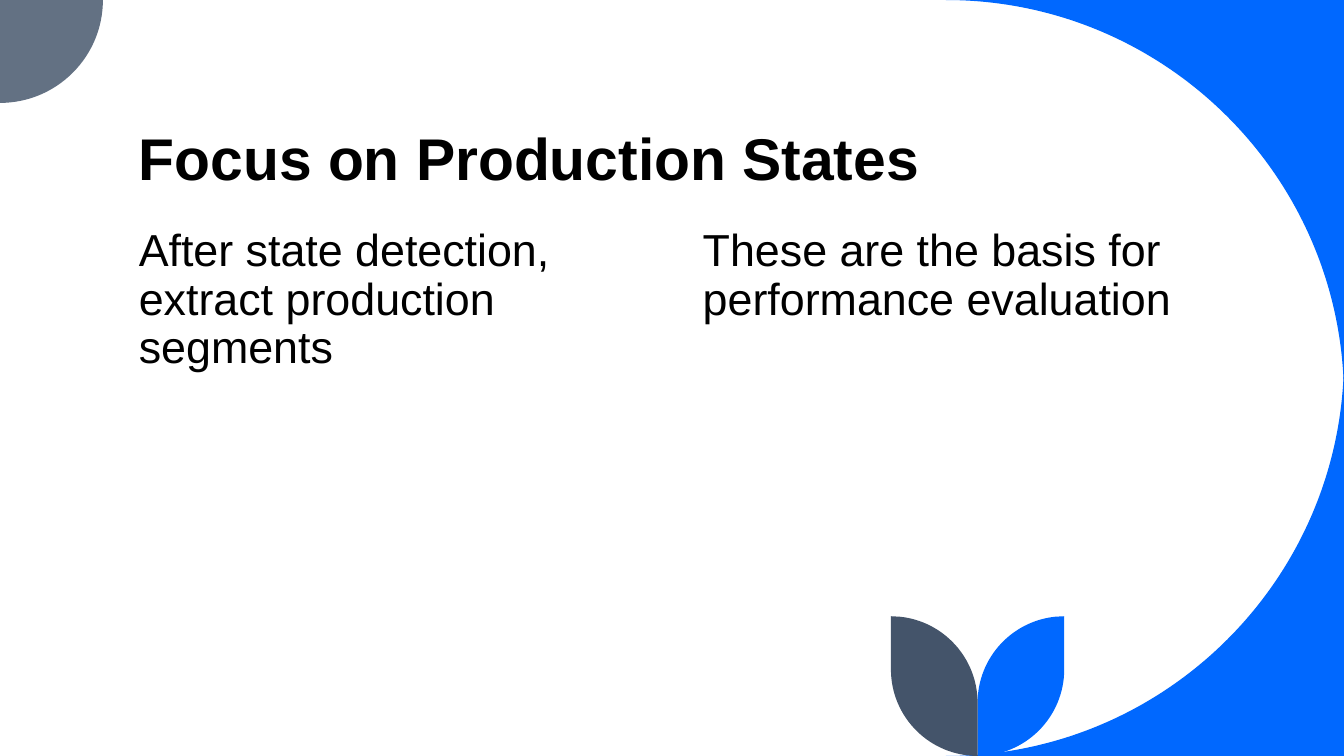
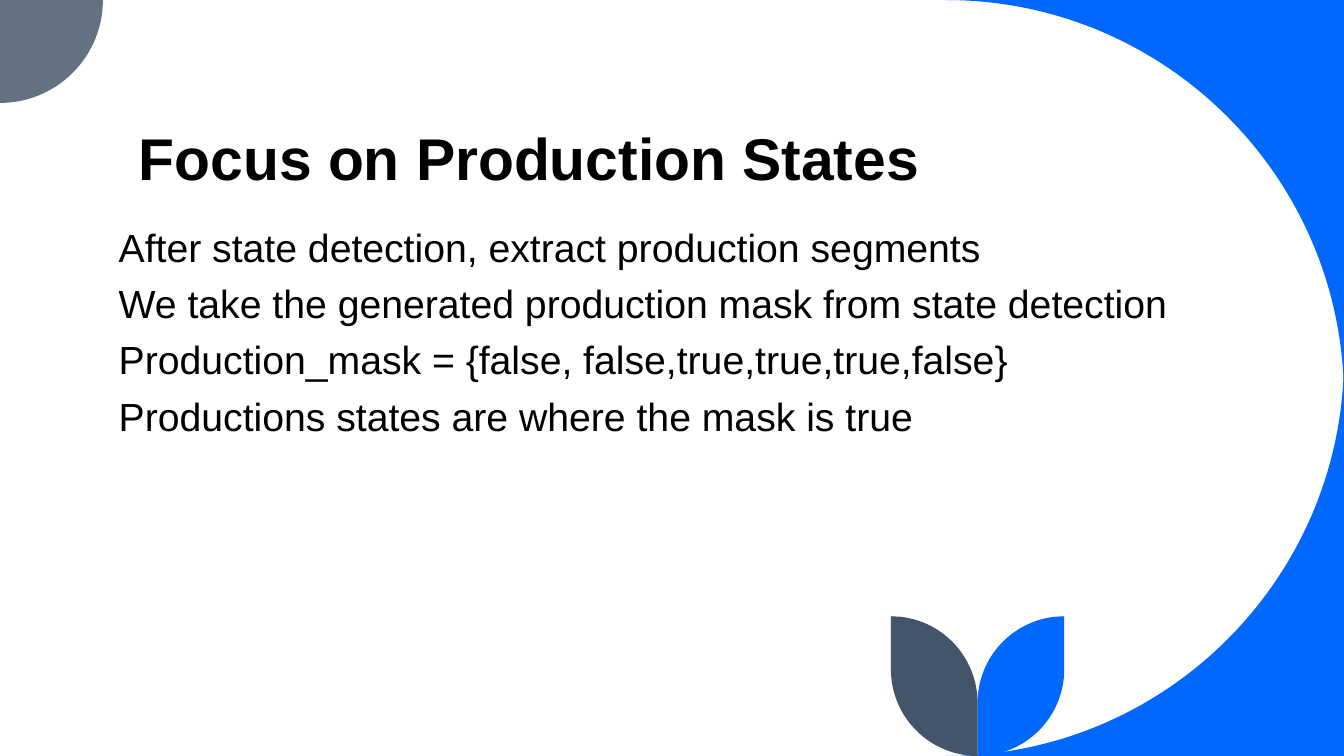
Before and after one commit to dylan463/machine_analyzer, a slide deck: slide 7 of A Lightweight Python Package for Industrial Time Series.pptx (slide 6 before the commit). Drawn at 1344x756 pixels with LibreOffice and Linux fonts; fonts in the diff are those of the drawing. Boxes give left, top, right and bottom in pixels: in the first picture for what was removed or moved away, otherwise in the second. Text is boxed around its words. In the diff, an @@ line names an element or a change of style, - is before the commit and + after.

```diff
--- a/A Lightweight Python Package for Industrial Time Series.pptx
+++ b/A Lightweight Python Package for Industrial Time Series.pptx
@@ text "After state detection, extract production ...": place and size @@
-text "After state detection, extract production ..." at [139,233,549,372]
+text "After state detection, extract production ..." at [119,233,1167,432]
@@ text at [119,233,981,270]: size 32 to 28 pt in "After state detection, extract production segments" @@
@@ text removed at [703,233,1171,324] @@
-These are the basis for performance evaluation
@@ text at [119,289,1167,432]: paragraphs added @@
+We take the generated production mask from state detection
+Production_mask = {false, false,true,true,true,false}
+Productions states are where the mask is true
```
Also in this commit, not shown: 5 other slides changed, 3 slides added, 4 other files.
